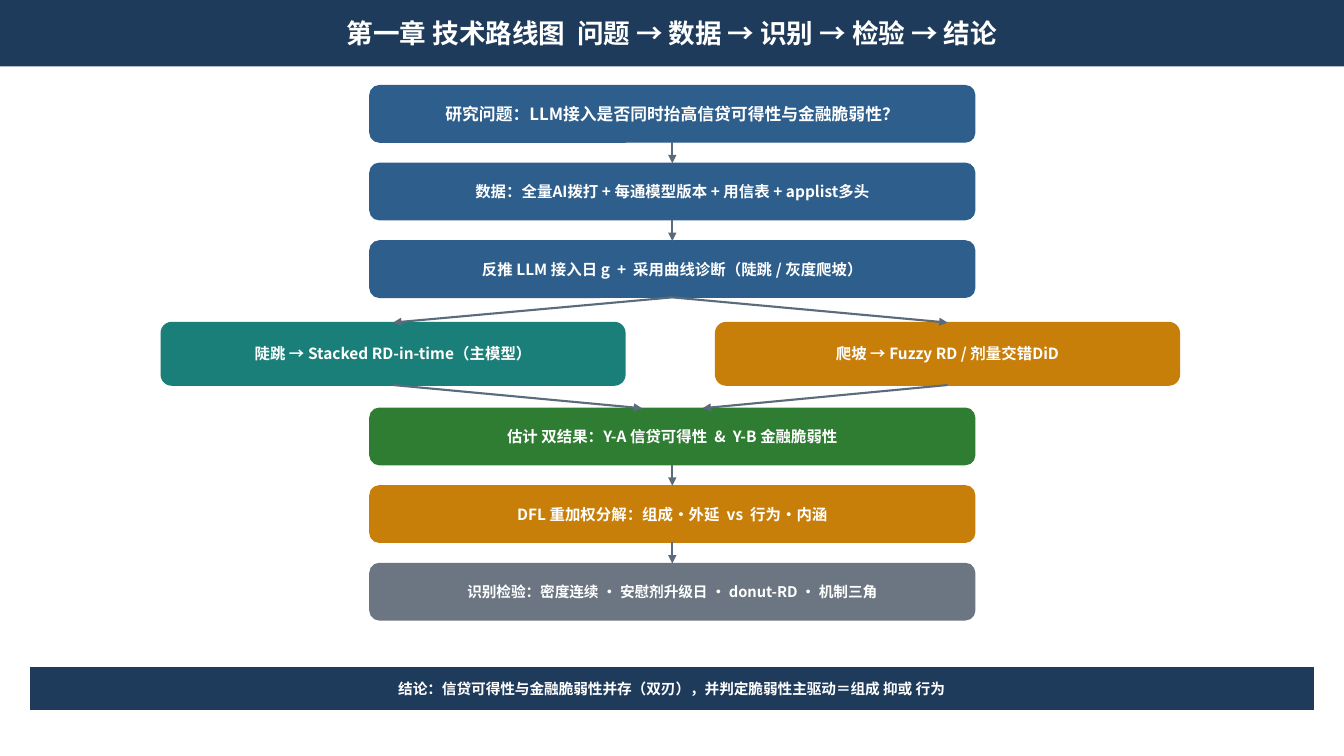
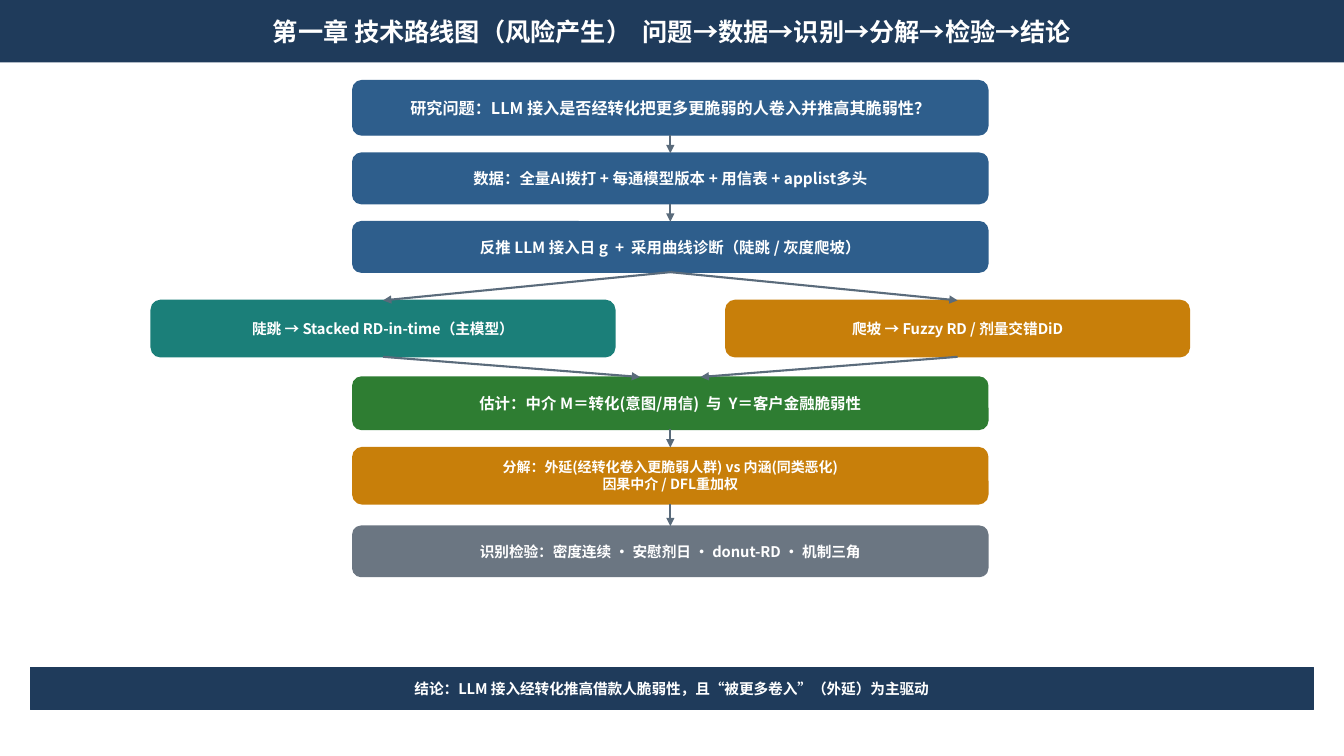
Before and after one commit to qliu2318/claude, a slide deck: slide 3 of 技术路线图_LLM消费信贷.pptx. Drawn at 1344x756 pixels with LibreOffice and Linux fonts; fonts in the diff are those of the drawing. Boxes give left, top, right and bottom in pixels: in the first picture for what was removed or moved away, otherwise in the second. Text is boxed around its words. In the diff, an @@ line names an element or a change of style, - is before the commit and + after.

```diff
--- a/技术路线图_LLM消费信贷.pptx
+++ b/技术路线图_LLM消费信贷.pptx
@@ rectangle "第一章 技术路线图（风险产生） 问题→数据→识别→分解→检验→结论": place and size @@
-rectangle "第一章 技术路线图（风险产生） 问题→数据→识别→分解→检验→结论" at (0, 0, 1344, 67)
+rectangle "第一章 技术路线图（风险产生） 问题→数据→识别→分解→检验→结论" at (0, 0, 1344, 63)
@@ text in rectangle at (273, 19, 1071, 44): text changed; size 19 to 18 pt @@
-第一章 技术路线图 问题 → 数据 → 识别 → 检验 → 结论
+第一章 技术路线图（风险产生） 问题→数据→识别→分解→检验→结论
@@ rounded rectangle "研究问题：LLM 接入是否经转化把更多更脆弱的人卷入并推高其脆弱性？": place and size @@
-rounded rectangle "研究问题：LLM 接入是否经转化把更多更脆弱的人卷入并推高其脆弱性？" at (370, 86, 975, 142)
+rounded rectangle "研究问题：LLM 接入是否经转化把更多更脆弱的人卷入并推高其脆弱性？" at (353, 81, 988, 135)
@@ text in rounded rectangle at (410, 100, 930, 116): text changed; size 12 to 11.5 pt @@
-研究问题：LLM接入是否同时抬高信贷可得性与金融脆弱性？
+研究问题：LLM 接入是否经转化把更多更脆弱的人卷入并推高其脆弱性？
@@ arrow moved from (673, 142) - (673, 163) to (670, 135) - (670, 153) @@
@@ rounded rectangle "数据：全量AI拨打 + 每通模型版本 + 用信表 ...": place and size @@
-rounded rectangle "数据：全量AI拨打 + 每通模型版本 + 用信表 ..." at (370, 163, 975, 220)
+rounded rectangle "数据：全量AI拨打 + 每通模型版本 + 用信表 ..." at (353, 153, 988, 204)
@@ arrow moved from (673, 220) - (673, 241) to (670, 204) - (670, 222) @@
@@ rounded rectangle "反推 LLM 接入日 g + ...": place and size @@
-rounded rectangle "反推 LLM 接入日 g + ..." at (370, 241, 975, 297)
+rounded rectangle "反推 LLM 接入日 g + ..." at (353, 222, 988, 272)
@@ arrow moved from (673, 297) - (393, 323) to (670, 272) - (383, 300) @@
@@ arrow moved from (673, 297) - (948, 323) to (670, 272) - (958, 300) @@
@@ rounded rectangle "陡跳 → Stacked RD-in-time（主模型）": place and size @@
-rounded rectangle "陡跳 → Stacked RD-in-time（主模型）" at (161, 323, 625, 385)
+rounded rectangle "陡跳 → Stacked RD-in-time（主模型）" at (151, 300, 615, 357)
@@ rounded rectangle "陡跳 → Stacked RD-in-time（主模型）" at (151, 300, 615, 357): size 11 to 10.5 pt @@
@@ rounded rectangle "爬坡 → Fuzzy RD / ..." at (726, 300, 1190, 357): size 11 to 10.5 pt @@
@@ rounded rectangle "爬坡 → Fuzzy RD / ...": place and size @@
-rounded rectangle "爬坡 → Fuzzy RD / ..." at (716, 323, 1180, 385)
+rounded rectangle "爬坡 → Fuzzy RD / ..." at (726, 300, 1190, 357)
@@ arrow moved from (393, 385) - (642, 408) to (383, 357) - (640, 377) @@
@@ arrow moved from (948, 385) - (703, 408) to (958, 357) - (701, 377) @@
@@ rounded rectangle "估计：中介 M＝转化(意图/用信) 与 Y＝客户金融脆弱性": place and size @@
-rounded rectangle "估计：中介 M＝转化(意图/用信) 与 Y＝客户金融脆弱性" at (370, 408, 975, 465)
+rounded rectangle "估计：中介 M＝转化(意图/用信) 与 Y＝客户金融脆弱性" at (353, 377, 988, 430)
@@ text in rounded rectangle at (479, 396, 861, 412): text changed @@
-估计 双结果：Y-A 信贷可得性 & Y-B 金融脆弱性
+估计：中介 M＝转化(意图/用信) 与 Y＝客户金融脆弱性
@@ rounded rectangle "分解：外延(经转化卷入更脆弱人群) vs 内涵(同类恶化)": place and size @@
-rounded rectangle "分解：外延(经转化卷入更脆弱人群) vs 内涵(同类恶化)" at (370, 486, 975, 542)
+rounded rectangle "分解：外延(经转化卷入更脆弱人群) vs 内涵(同类恶化)" at (353, 448, 988, 504)
@@ arrow moved from (673, 465) - (673, 486) to (670, 430) - (670, 448) @@
@@ text in rounded rectangle at (503, 460, 838, 491): text changed; size 11 to 10 pt @@
-DFL 重加权分解：组成·外延 vs 行为·内涵
+分解：外延(经转化卷入更脆弱人群) vs 内涵(同类恶化)
+因果中介 / DFL重加权
@@ arrow moved from (673, 542) - (673, 564) to (670, 504) - (670, 526) @@
@@ rounded rectangle "识别检验：密度连续 · 安慰剂日 · donut-RD ...": place and size @@
-rounded rectangle "识别检验：密度连续 · 安慰剂日 · donut-RD ..." at (370, 564, 975, 620)
+rounded rectangle "识别检验：密度连续 · 安慰剂日 · donut-RD ..." at (353, 526, 988, 577)
@@ text in rounded rectangle at (480, 544, 860, 558): text changed @@
-识别检验：密度连续 · 安慰剂升级日 · donut-RD · 机制三角
+识别检验：密度连续 · 安慰剂日 · donut-RD · 机制三角
@@ text in rectangle at (414, 681, 929, 696): text changed @@
-结论：信贷可得性与金融脆弱性并存（双刃），并判定脆弱性主驱动＝组成 抑或 行为
+结论：LLM 接入经转化推高借款人脆弱性，且“被更多卷入”（外延）为主驱动
```
Also in this commit, not shown: 1 other slide changed, 5 slides added, 5 slides removed, 2 other files.
